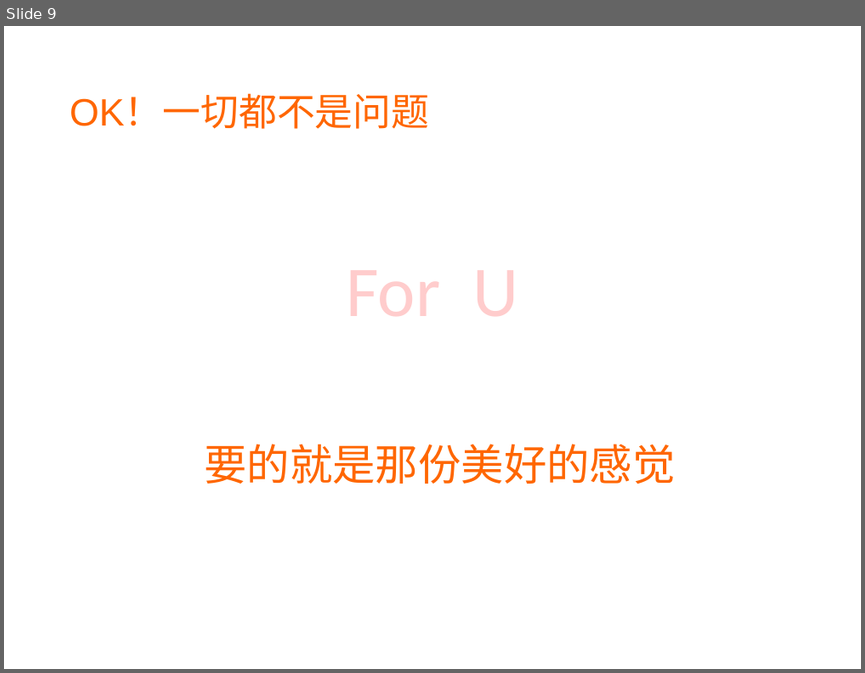
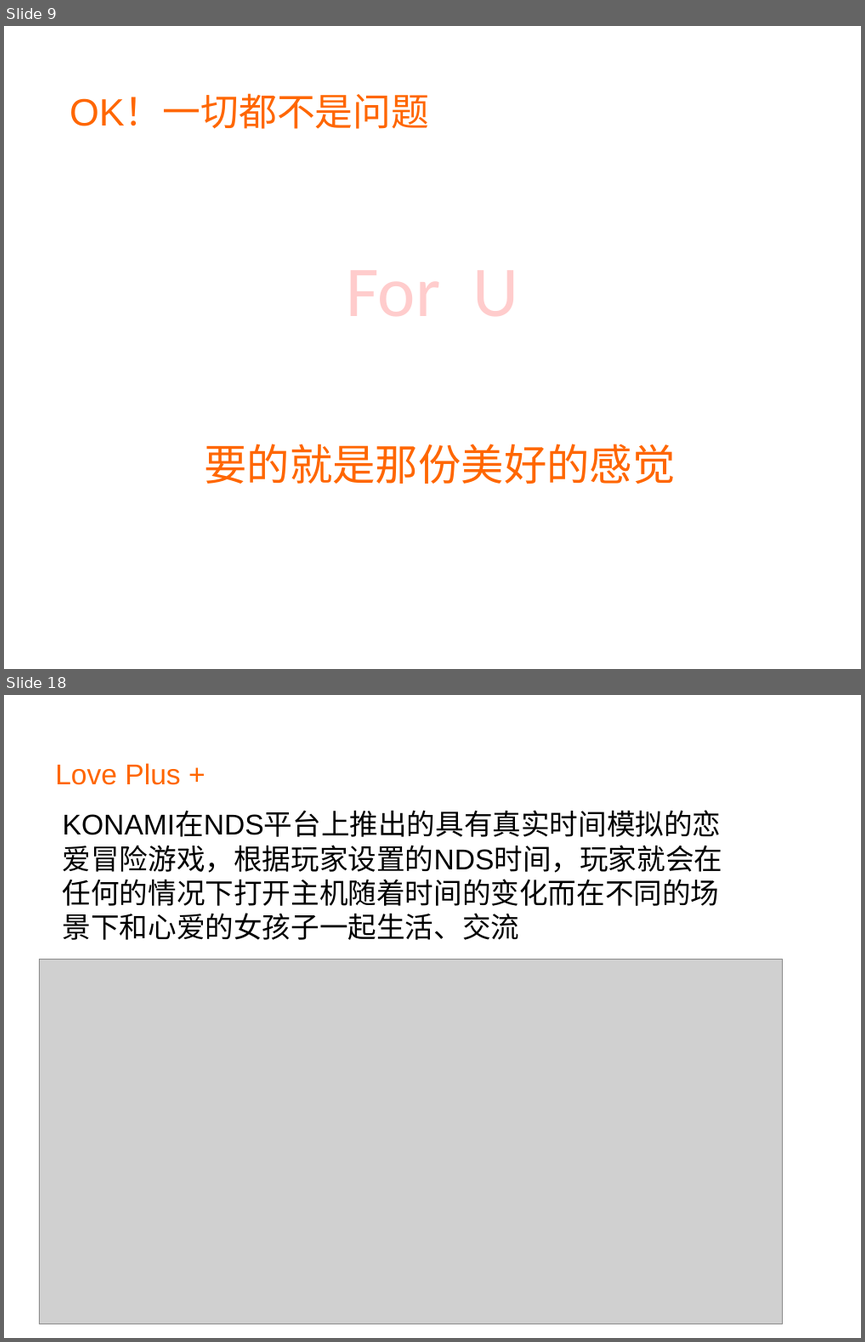
Before and after one commit to sx1989827/teambition, a slide deck: document/商业计划书.ppt. Shown one above the other, each under a label of ours: slide 9 before the commit, slides 9 and 18 after it; the slides between them are not shown. The pictures are 865x673 and 865x1342 pixels, drawn with LibreOffice and Linux fonts; fonts in the diff are those of the drawing; grey boxes stand for pictures. Boxes give left, top, right and bottom in pixels: in the first picture for what was removed or moved away, otherwise in the second. Text is boxed around its words. In the diff, an @@ line names an element or a change of style, - is before the commit and + after.

```diff
--- a/document/商业计划书.ppt
+++ b/document/商业计划书.ppt
@@ slide 18 added at (4,695,861,1338), background #FFFFFF @@
@@ text added at (55,763,180,785), 24 pt, text #FF6600 @@
+Love Plus +
@@ text added at (63,845,723,940), 24 pt, text #000000 @@
+KONAMI在NDS平台上推出的具有真实时间模拟的恋爱冒险游戏，根据玩家设置的NDS时间，玩家就会在任何的情况下打开主机随着时间的变化而在不同的场景下和心爱的女孩子一起生活、交流
@@ picture added at (40,959,783,1323) @@
```
Also in this commit, not shown: 1 slide changed, 10 other slides added.
